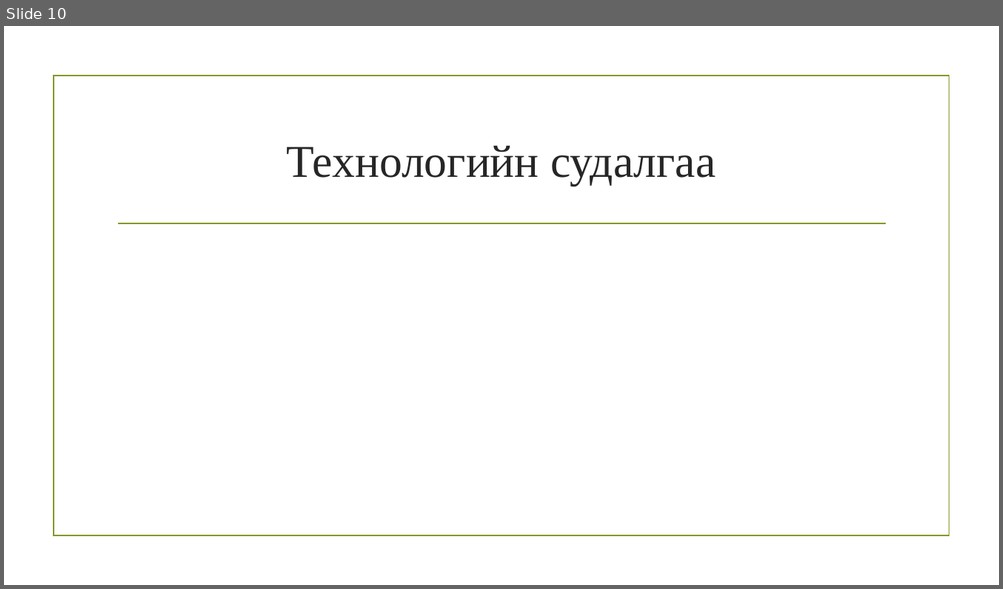
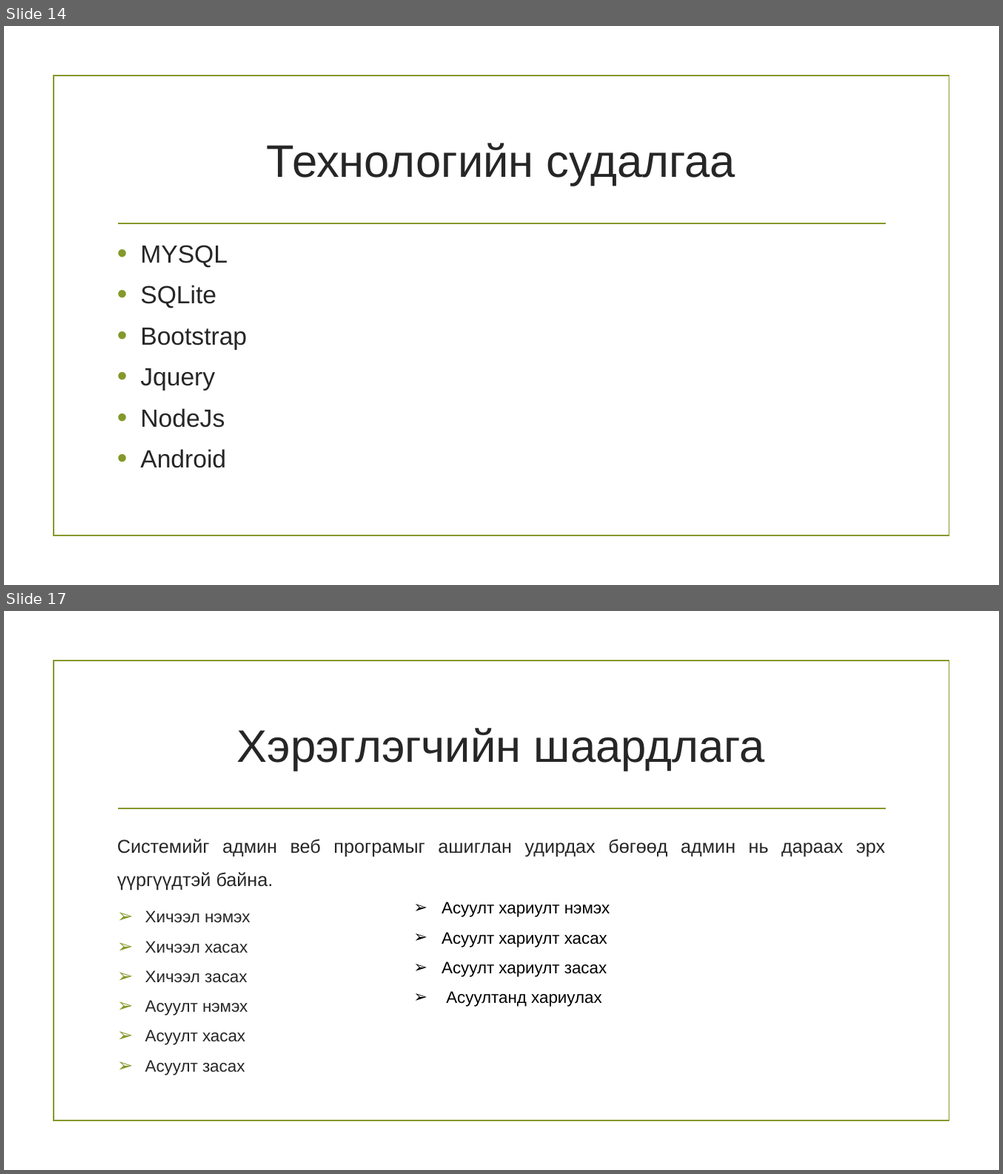
Before and after one commit to md33/tailan, a slide deck: Өгөгдлийн нууцлал,.pptx. Shown one above the other, each under a label of ours: slide 10 before the commit, slides 14 and 17 after it; the slides between them are not shown. The pictures are 1003x589 and 1003x1174 pixels, drawn with LibreOffice and Linux fonts; fonts in the diff are those of the drawing; background and template pictures are left out. Boxes give left, top, right and bottom in pixels: in the first picture for what was removed or moved away, otherwise in the second. Text is boxed around its words. In the diff, an @@ line names an element or a change of style, - is before the commit and + after.

```diff
--- a/Өгөгдлийн нууцлал,.pptx
+++ b/Өгөгдлийн нууцлал,.pptx
@@ slide 17 added at box(4, 611, 999, 1170), background picture (left out); not listed: 2 template elements that a slide beside it also shows @@
@@ title added at box(237, 728, 765, 771), 44 pt, text #262626 @@
+Хэрэглэгчийн шаардлага
@@ text added at box(117, 839, 885, 1076), 18 pt, text #262626 @@
+Системийг админ веб програмыг ашиглан удирдах бөгөөд админ нь дараах эрх үүргүүдтэй байна.
+➢ Хичээл нэмэх
+➢ Хичээл хасах
+➢ Хичээл засах
+➢ Асуулт нэмэх
+➢ Асуулт хасах
+➢ Асуулт засах
@@ text added at box(441, 902, 609, 1007), 16 pt, text #000000 @@
+➢ Асуулт хариулт нэмэх
+➢ Асуулт хариулт хасах
+➢ Асуулт хариулт засах
+➢ Асуултанд хариулах
@@ what was slide 10 is now slide 14 @@
@@ slide 14 changed as well @@
@@ title "Технологийн судалгаа" at box(267, 143, 735, 186): font Times New Roman to Arial @@
@@ text added at box(140, 245, 247, 469), 24 pt, text #262626 @@
+• MYSQL
+• SQLite
+• Bootstrap
+• Jquery
+• NodeJs
+• Android
```
Also in this commit, not shown: 9 other slides changed, 18 other slides added, 2 slides removed, 38 other files.
